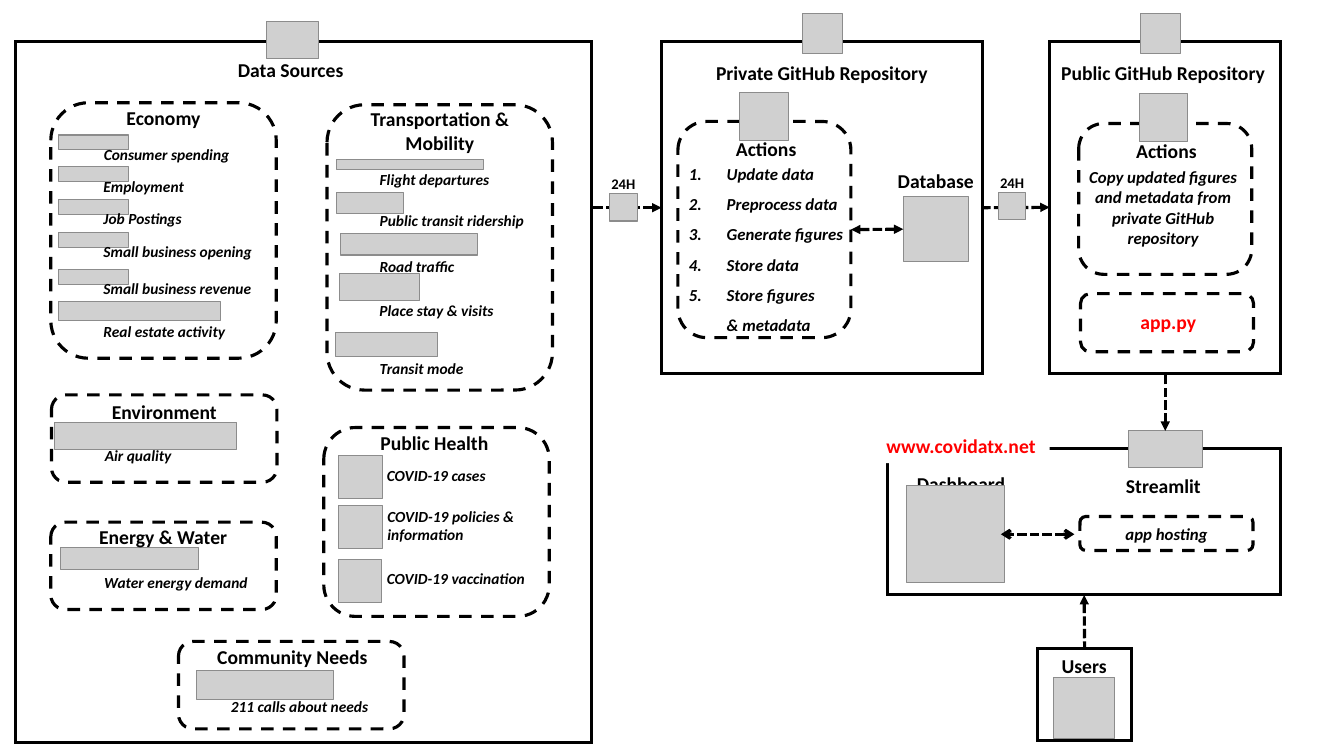
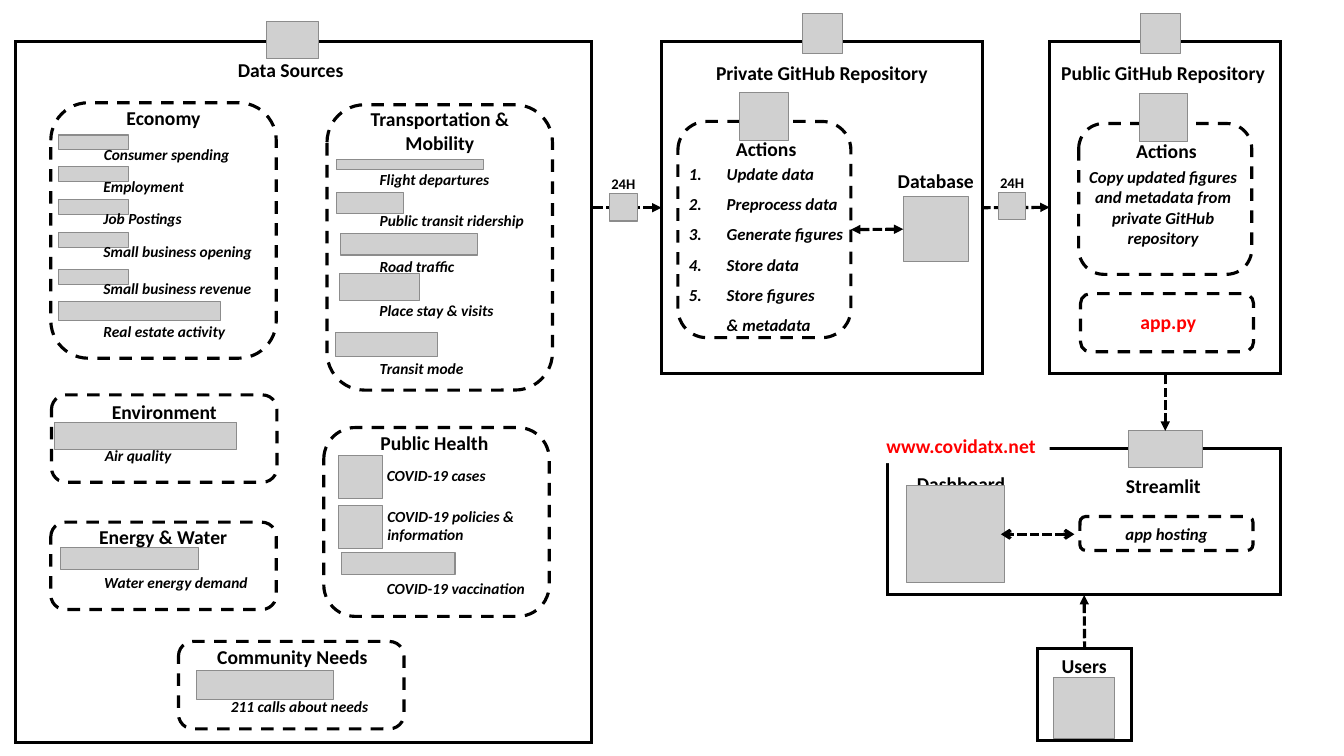
Before and after one commit to intelligent-environments-lab/dashboard, a slide deck: slide 1 of assets/dashboard_architecture.pptx. Drawn at 1344x756 pixels with LibreOffice and Linux fonts; fonts in the diff are those of the drawing; grey boxes stand for pictures. Boxes give left, top, right and bottom in pixels: in the first picture for what was removed or moved away, otherwise in the second. Text is boxed around its words. In the diff, an @@ line names an element or a change of style, - is before the commit and + after.

Commit message:
changed vacc. source logo

```diff
--- a/assets/dashboard_architecture.pptx
+++ b/assets/dashboard_architecture.pptx
@@ picture removed at bbox=[339, 560, 382, 603] @@
@@ picture added at bbox=[342, 553, 455, 575] @@
@@ text "COVID-19 vaccination": place and size @@
-text "COVID-19 vaccination" at bbox=[387, 573, 525, 584]
+text "COVID-19 vaccination" at bbox=[387, 583, 525, 594]
```
